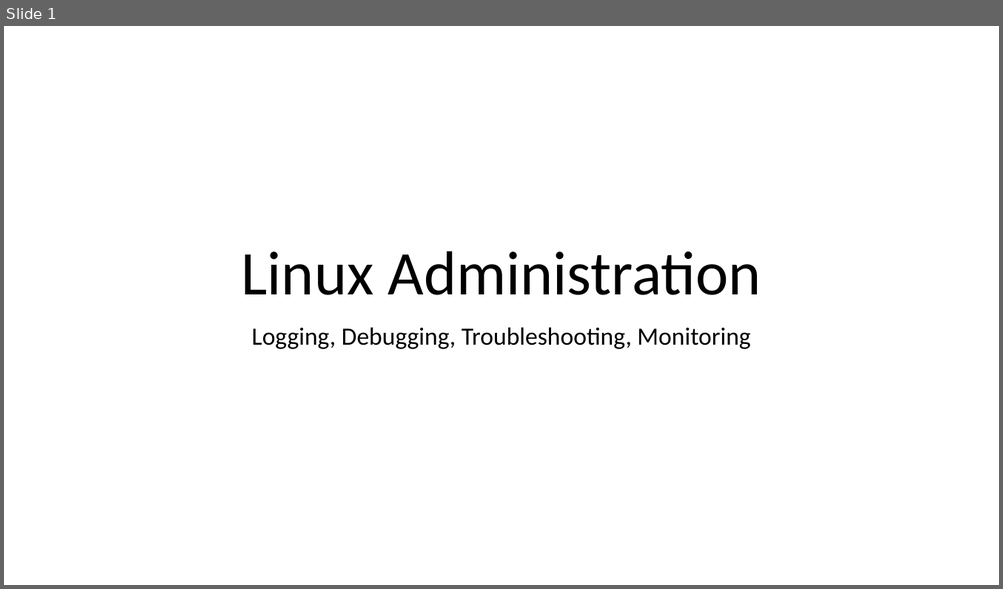
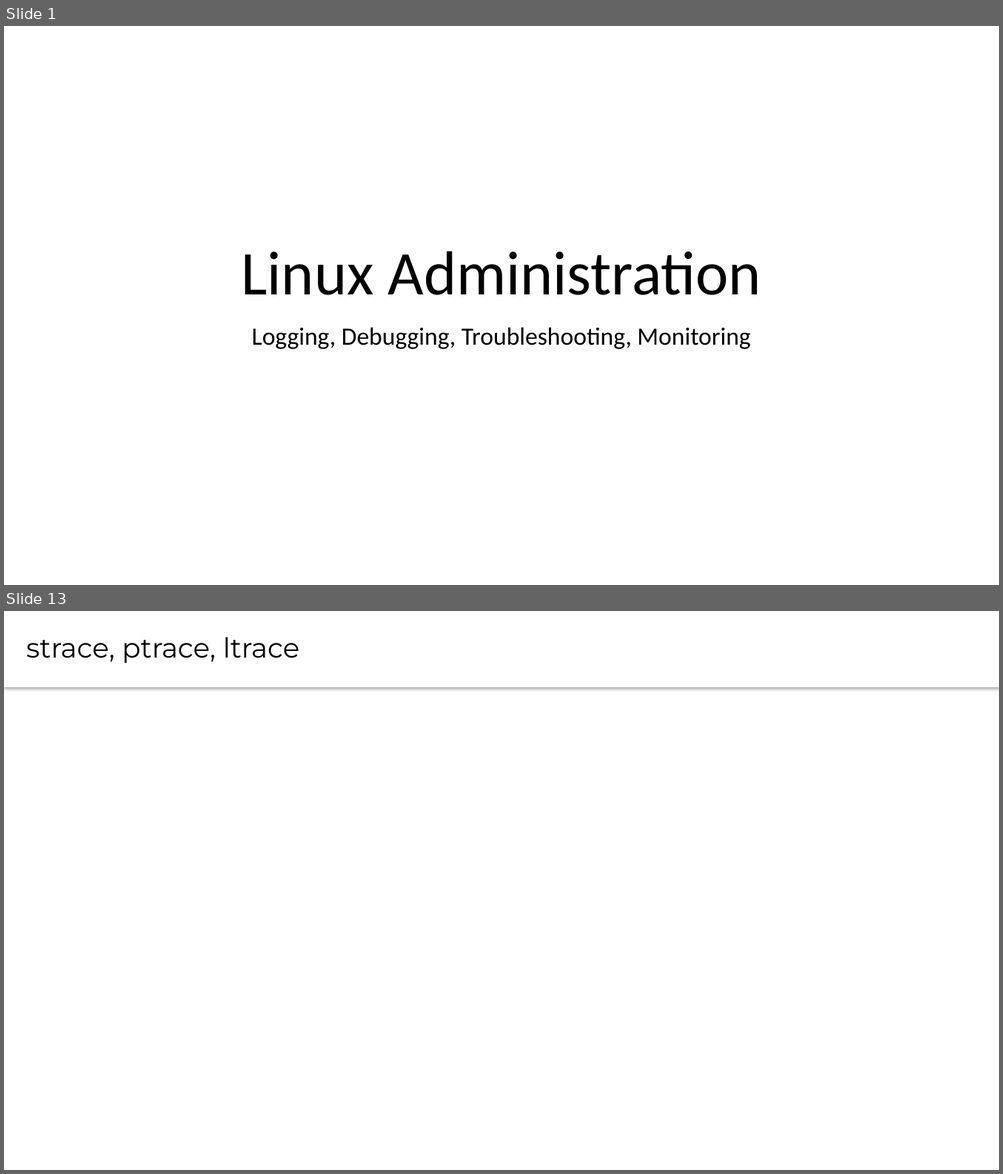
Before and after one commit to CsteerDevops1/lectures_devops2, a slide deck: LinuxAdm/LinuxAdm5.pptx. Shown one above the other, each under a label of ours: slide 1 before the commit, slides 1 and 13 after it; the slides between them are not shown. The pictures are 1003x589 and 1003x1174 pixels, drawn with LibreOffice and Linux fonts; fonts in the diff are those of the drawing. Boxes give left, top, right and bottom in pixels: in the first picture for what was removed or moved away, otherwise in the second. Text is boxed around its words. In the diff, an @@ line names an element or a change of style, - is before the commit and + after.

```diff
--- a/LinuxAdm/LinuxAdm5.pptx
+++ b/LinuxAdm/LinuxAdm5.pptx
@@ slide 13 added at box(4, 611, 999, 1170), background #FFFFFF @@
@@ text added at box(4, 611, 999, 687), fill #FFFFFF, 26.7 pt, text #000000 @@
+strace, ptrace, ltrace
```
Also in this commit, not shown: 13 other slides added, 2 slides removed.
